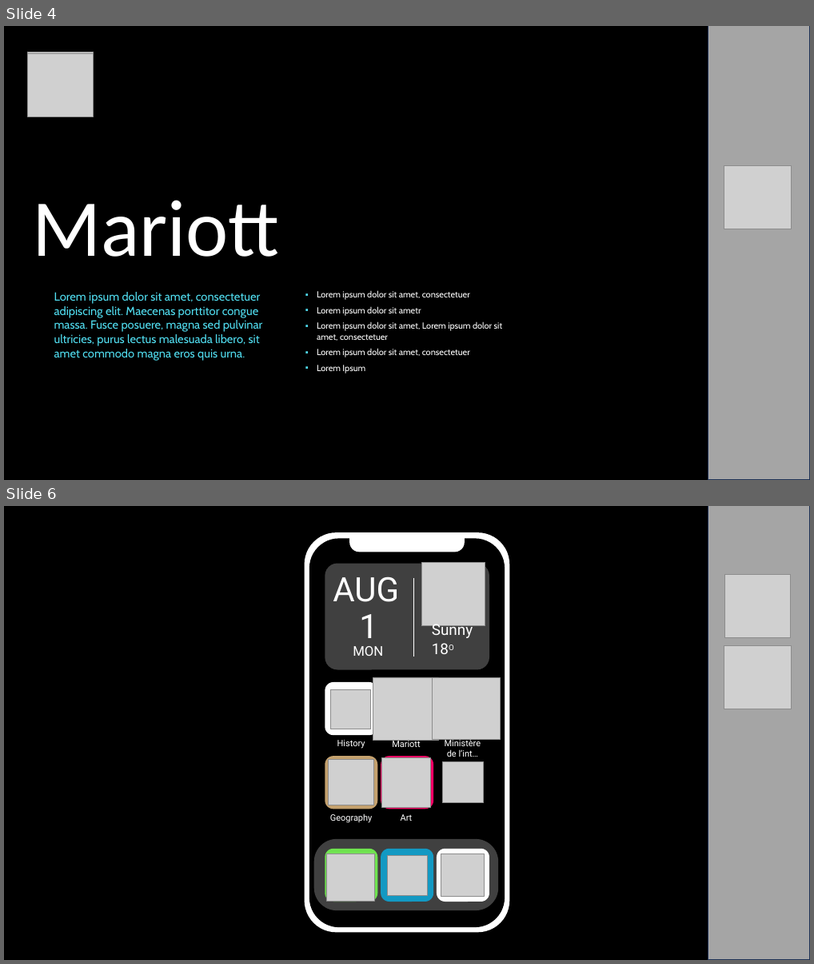
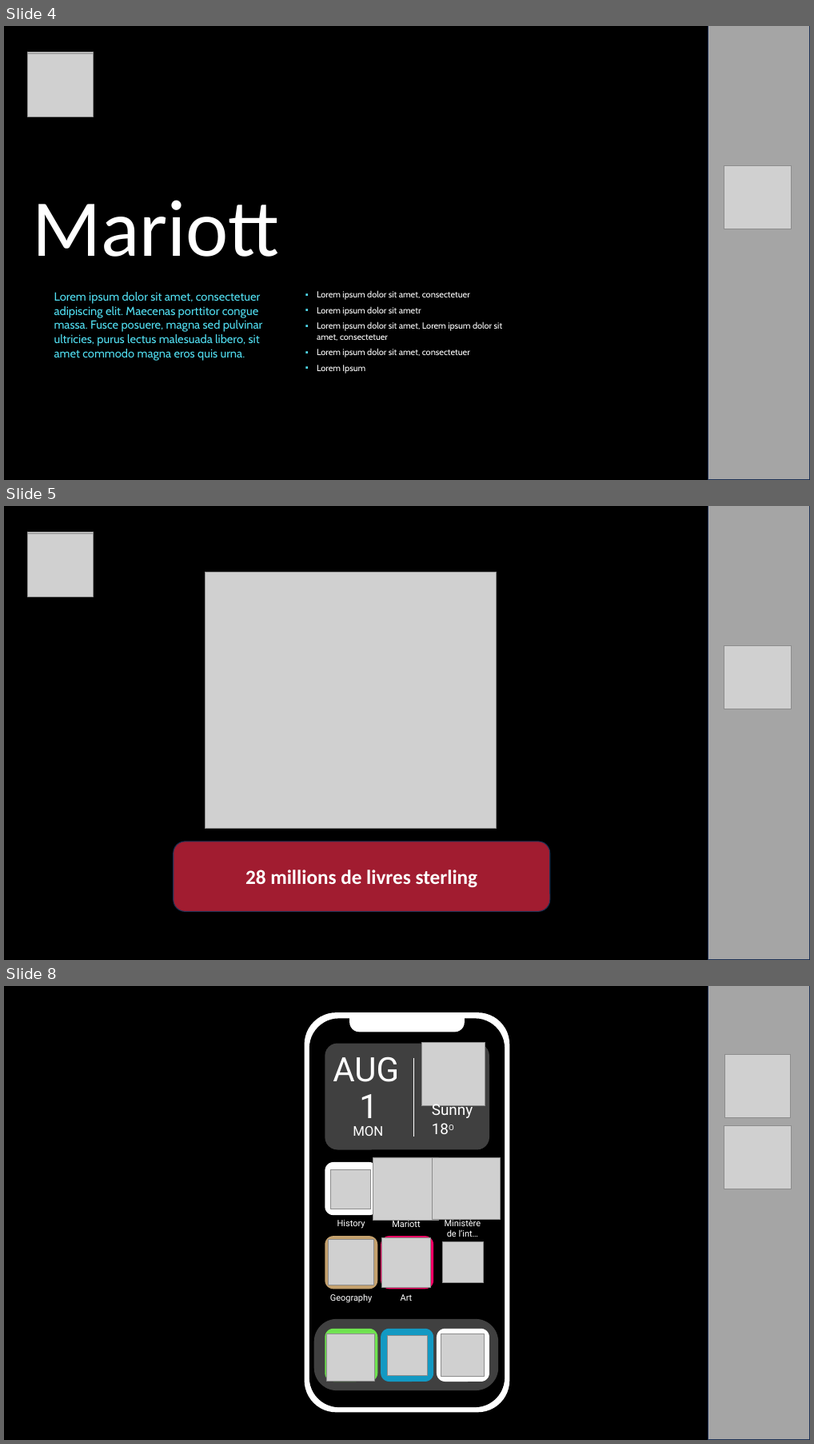
Before and after one commit to Alicecaglisse01/EPSI_3eme, a slide deck: RGPD/Présentations/Présentation RGPD.pptx. Shown one above the other, each under a label of ours: slides 4 and 6 before the commit, slides 4, 5 and 8 after it; the slides between them are not shown. The pictures are 814x964 and 814x1444 pixels, drawn with LibreOffice and Linux fonts; fonts in the diff are those of the drawing; grey boxes stand for pictures; background and template pictures are left out. Boxes give left, top, right and bottom in pixels: in the first picture for what was removed or moved away, otherwise in the second. Text is boxed around its words. In the diff, an @@ line names an element or a change of style, - is before the commit and + after.

```diff
--- a/RGPD/Présentations/Présentation RGPD.pptx
+++ b/RGPD/Présentations/Présentation RGPD.pptx
@@ slide 5 added at [4,506,810,960], background #000000 @@
@@ rectangle added at [708,506,810,960], fill #A5A5A5, outline #1E3256 1 pt @@
@@ picture added at [27,532,93,594] @@
@@ picture added at [27,534,93,596] @@
@@ picture added at [205,572,497,828] @@
@@ picture added at [725,646,792,708] @@
@@ rounded rectangle added at [174,841,550,912], fill #A11C30, outline #1E3256 1 pt, 24 pt, text #FFFFFF, bold @@
+28 millions de livres sterling
@@ what was slide 6 is now slide 8 @@
```
Also in this commit, not shown: 2 other slides added, 1 slide removed, 2 other files.
